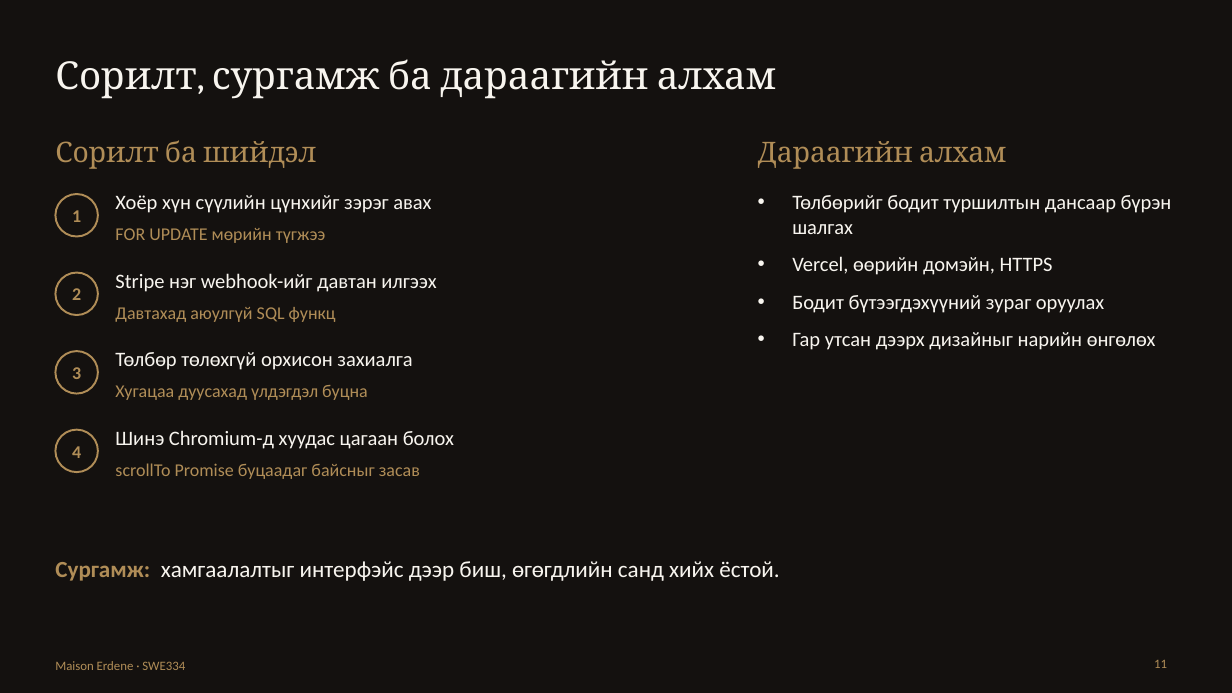
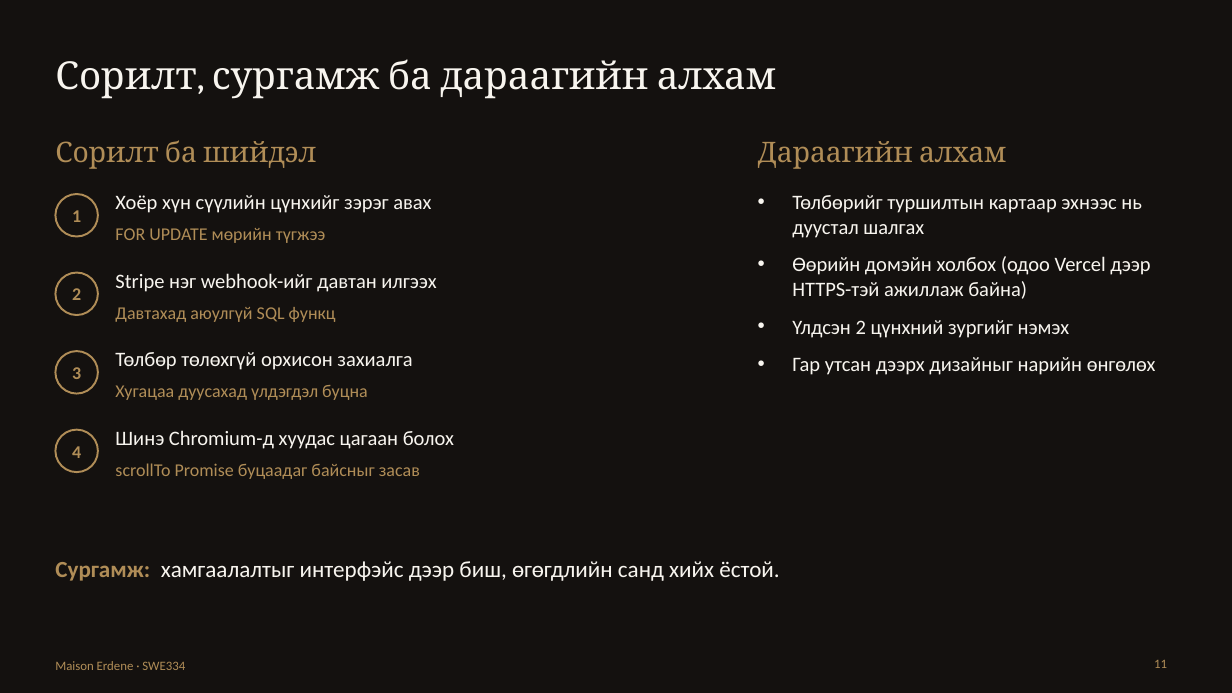
Before and after one commit to bilguunbbe1-cmyk/maison-erdene, a slide deck: slide 11 of docs/presentation/Maison_Erdene_Hamgaalalt1.pptx. Drawn at 1232x693 pixels with LibreOffice and Linux fonts; fonts in the diff are those of the drawing. Boxes give left, top, right and bottom in pixels: in the first picture for what was removed or moved away, otherwise in the second. Text is boxed around its words. In the diff, an @@ line names an element or a change of style, - is before the commit and + after.

```diff
--- a/docs/presentation/Maison_Erdene_Hamgaalalt1.pptx
+++ b/docs/presentation/Maison_Erdene_Hamgaalalt1.pptx
@@ text at (792, 195, 1150, 338): text changed @@
-• Төлбөрийг бодит туршилтын дансаар бүрэн шалгах
-• Vercel, өөрийн домэйн, HTTPS
-• Бодит бүтээгдэхүүний зураг оруулах
+• Төлбөрийг туршилтын картаар эхнээс нь дуустал шалгах
+• Өөрийн домэйн холбох (одоо Vercel дээр HTTPS-тэй ажиллаж байна)
+• Үлдсэн 2 цүнхний зургийг нэмэх
```
Also in this commit, not shown: 4 other slides changed, 1 other file.
